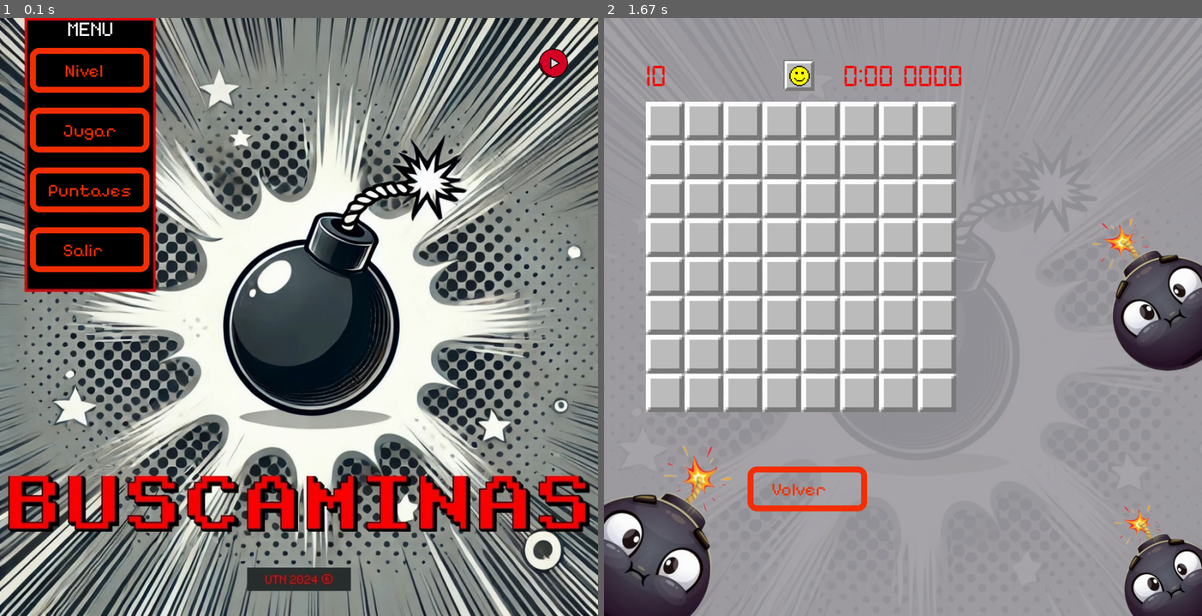
Above: before the commit, frames 1-2 (left to right).
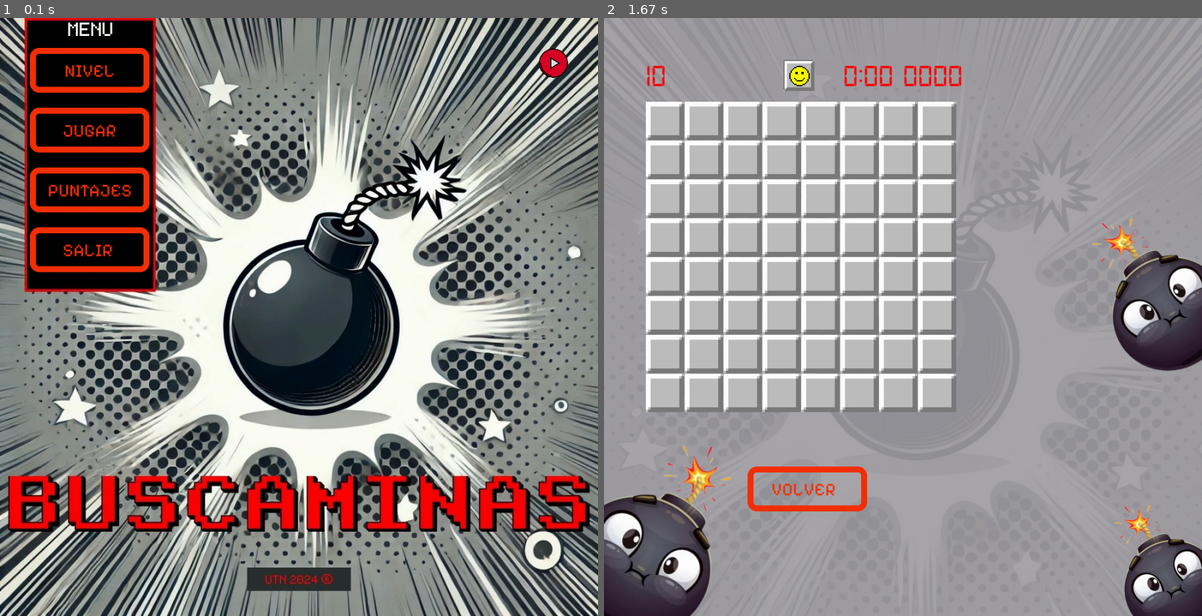
Above: after the commit, the same moments.

Repository: CristianEstMaida/pygame
Game: pygame game, started from segundo_parcial/principal.py
Two runs of this game, one before a commit and one after it. Both use one fixed random seed, a clock stepped at 60 frames per second and the inputs below.
Inputs (mouse positions are in pixels of both pictures, inside the frame that each line leads up to):
- Up to frame 1 (0.1 s): no input
- Up to frame 2 (1.67 s): click (693, 131) at 0.38 s, where only the run after the commit has a clickable "JUGAR"; click (801, 77) at 0.72 s

The runs differ from the first frame. In frame 1, 0.4% of the frame differs, in the area x 9-22%, y 7-40%; in frame 2, 0.1%.

Commit message:
Update principal.py

Diff:
--- a/segundo_parcial/principal.py
+++ b/segundo_parcial/principal.py
@@ -59,18 +59,18 @@
 fuente_casilleros_medio = pg.font.Font(ruta_fuente_pixel, TAMANIO_FUENTE_CASILLEROS_MEDIO)
 fuente_casilleros_facil = pg.font.Font(ruta_fuente_pixel, TAMANIO_FUENTE_CASILLEROS_FACIL)
 
-dict_nivel = crear_texto(108, 70, ruta_fuente_pixel, "Nivel", TAMANIO_FUENTE_INICIO, COLOR_NARANJA)
-dict_jugar = crear_texto(105, 170, ruta_fuente_pixel, "Jugar", TAMANIO_FUENTE_INICIO, COLOR_NARANJA)
-dict_puntajes = crear_texto(80, 270, ruta_fuente_pixel, "Puntajes", TAMANIO_FUENTE_INICIO, COLOR_NARANJA)
-dict_salir = crear_texto(105, 370, ruta_fuente_pixel, "Salir", TAMANIO_FUENTE_INICIO, COLOR_NARANJA)
-
-dict_nivel_facil = crear_texto(390, 300, ruta_fuente_pixel, "Facil", TAMANIO_FUENTE_INICIO, COLOR_NARANJA)
-dict_nivel_medio =  crear_texto(380, 500, ruta_fuente_pixel, "Medio", TAMANIO_FUENTE_INICIO, COLOR_NARANJA)
-dict_nivel_dificil = crear_texto(360, 700, ruta_fuente_pixel, "Dificil", TAMANIO_FUENTE_INICIO, COLOR_NARANJA)
-
-dict_inicio = crear_texto(460, 940, ruta_fuente_pixel, "Inicio", TAMANIO_FUENTE_INICIO, COLOR_NARANJA)
-
-dict_volver = crear_texto(280, 770, ruta_fuente_pixel, "Volver", TAMANIO_FUENTE_INICIO, COLOR_NARANJA)
+dict_nivel = crear_texto(108, 70, ruta_fuente_pixel, "NIVEL", TAMANIO_FUENTE_INICIO, COLOR_NARANJA)
+dict_jugar = crear_texto(105, 170, ruta_fuente_pixel, "JUGAR", TAMANIO_FUENTE_INICIO, COLOR_NARANJA)
+dict_puntajes = crear_texto(80, 270, ruta_fuente_pixel, "PUNTAJES", TAMANIO_FUENTE_INICIO, COLOR_NARANJA)
+dict_salir = crear_texto(105, 370, ruta_fuente_pixel, "SALIR", TAMANIO_FUENTE_INICIO, COLOR_NARANJA)
+
+dict_nivel_facil = crear_texto(390, 300, ruta_fuente_pixel, "FACIL", TAMANIO_FUENTE_ELIGE_NIVEL, COLOR_NARANJA)
+dict_nivel_medio =  crear_texto(380, 500, ruta_fuente_pixel, "MEDIO", TAMANIO_FUENTE_ELIGE_NIVEL, COLOR_NARANJA)
+dict_nivel_dificil = crear_texto(360, 700, ruta_fuente_pixel, "DIFICIL", TAMANIO_FUENTE_ELIGE_NIVEL, COLOR_NARANJA)
+
+dict_inicio = crear_texto(460, 940, ruta_fuente_pixel, "INICIO", TAMANIO_FUENTE_INICIO, COLOR_NARANJA)
+
+dict_volver = crear_texto(280, 770, ruta_fuente_pixel, "VOLVER", TAMANIO_FUENTE_INICIO, COLOR_NARANJA)
 
 dict_nombre_usuario = crear_texto(200, 300, ruta_fuente_pixel, "Ingrese nombre: ", TAMANIO_FUENTE_ELIGE_NIVEL, COLOR_ROJO)
 nombre_ingresado = ""
@@ -412,7 +412,7 @@
         actualizar_pantalla(dict_nivel_dificil, "texto", pantalla)
         coordenadas_boton_facil = (330, 290, 300, 100)
         coordenadas_boton_medio = (330, 490, 300, 100)
-        coordenadas_boton_dificil = (325, 690, 300, 100)
+        coordenadas_boton_dificil = (330, 690, 300, 100)
         boton_nivel_facil = pg.draw.rect(pantalla, COLOR_NARANJA, coordenadas_boton_facil, width=10, border_radius=15)
         boton_nivel_medio = pg.draw.rect(pantalla, COLOR_NARANJA, coordenadas_boton_medio, width=10, border_radius=15)
         boton_nivel_dificil = pg.draw.rect(pantalla, COLOR_NARANJA, coordenadas_boton_dificil, width=10, border_radius=15)
